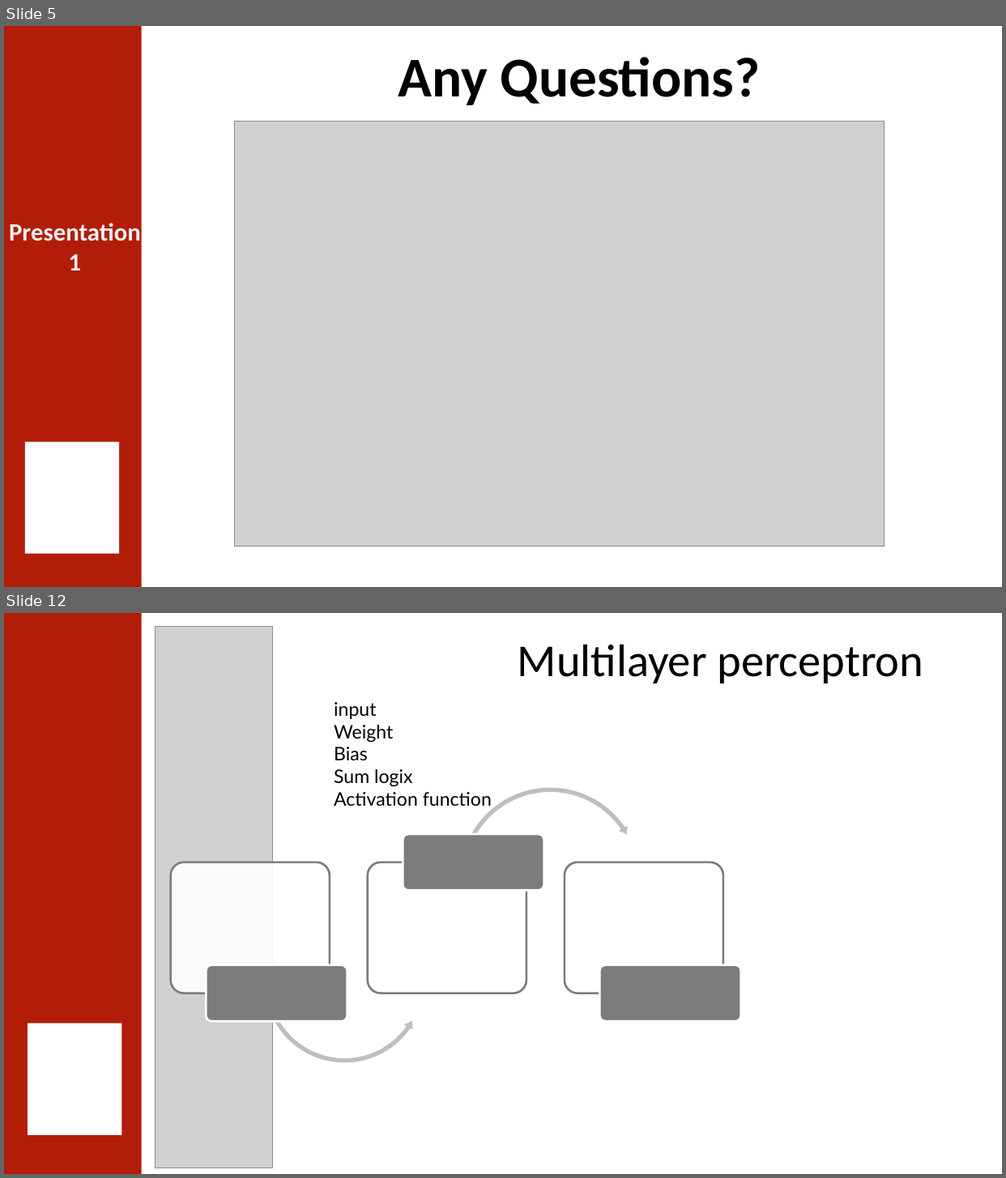
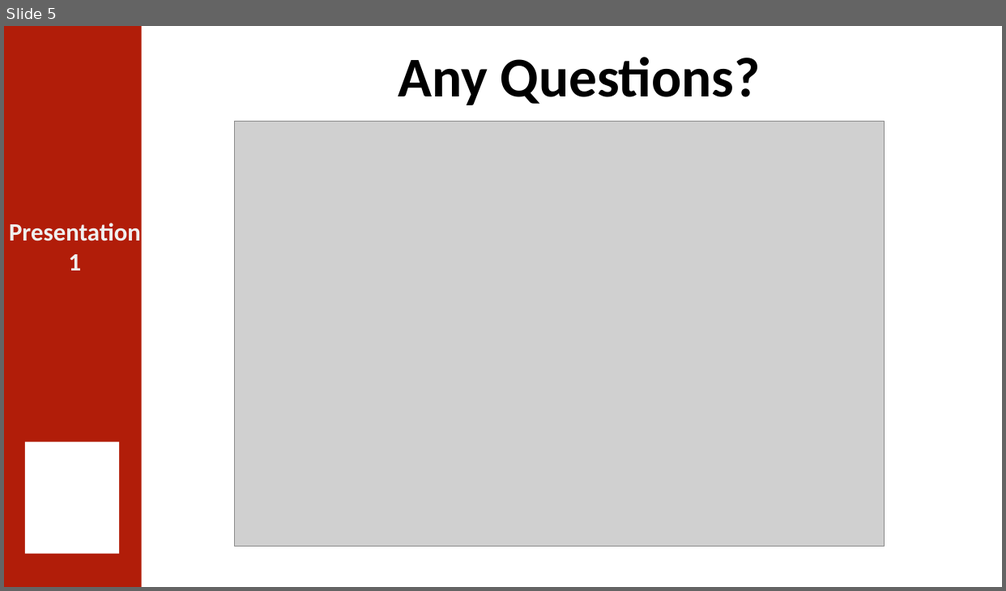
Before and after one commit to 0ZGAnetwork/WineQualityProject, a slide deck: Wine quality classification using Artificial Neural Network.pptx. Shown one above the other, each under a label of ours: slides 5 and 12 before the commit, slide 5 after it; the slides between them are not shown. The pictures are 1006x1178 and 1006x591 pixels, drawn with LibreOffice and Linux fonts; fonts in the diff are those of the drawing; grey boxes stand for pictures; background and template pictures are left out. Boxes give left, top, right and bottom in pixels: in the first picture for what was removed or moved away, otherwise in the second. Text is boxed around its words. In the diff, an @@ line names an element or a change of style, - is before the commit and + after.

```diff
--- a/Wine quality classification using Artificial Neural Network.pptx
+++ b/Wine quality classification using Artificial Neural Network.pptx
@@ slide 12 removed at [4, 613, 1002, 1174], background #FFFFFF; not listed: 1 template element that a slide beside it also shows @@
@@ picture removed at [155, 627, 274, 1169] @@
@@ text removed at [518, 644, 923, 683] @@
-Multilayer perceptron
@@ text removed at [334, 702, 492, 811] @@
-input
-Weight
-Bias
-Sum logix
-Activation function
@@ group removed at [171, 786, 741, 1066]: 6 rounded rectangles, 1 left circular arrow, 1 circular arrow @@
@@ rectangle removed at [28, 1023, 122, 1135] @@
```
Also in this commit, not shown: 5 slides changed, 1 slide added, 1 other slide removed, 13 other files.
